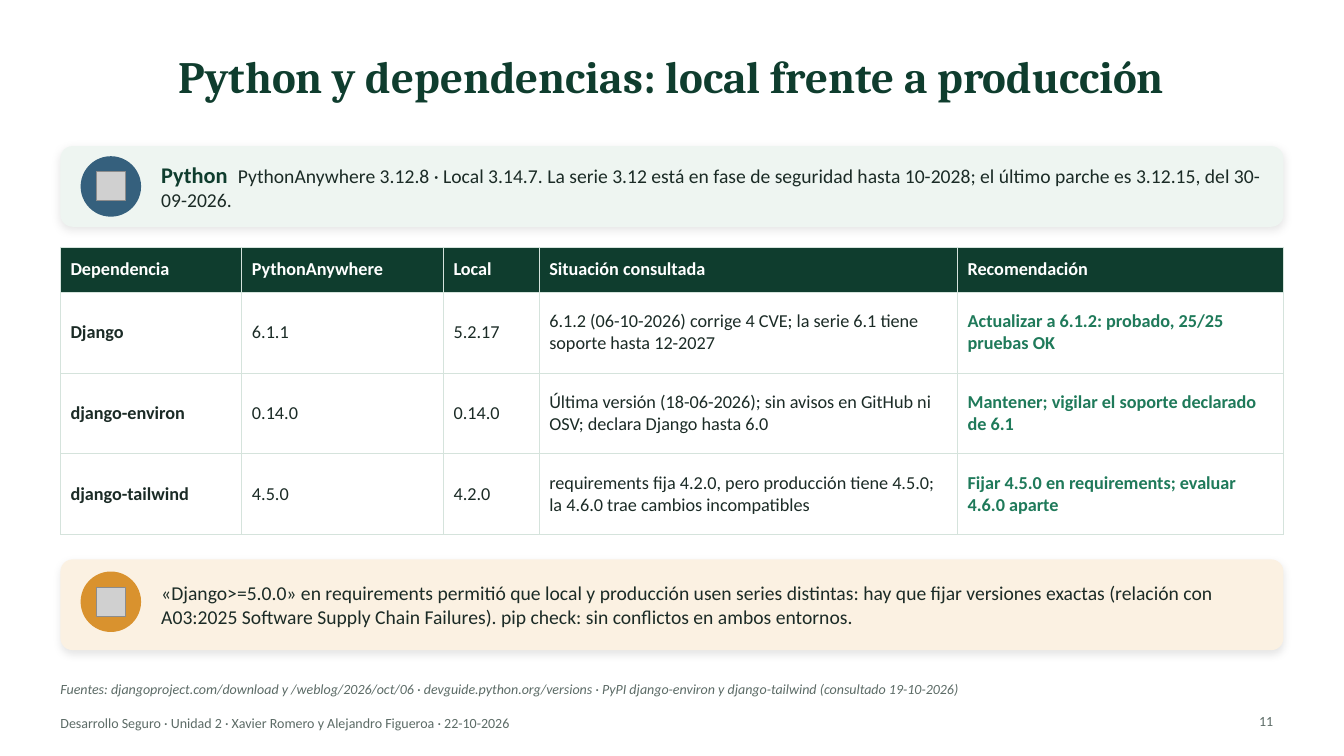
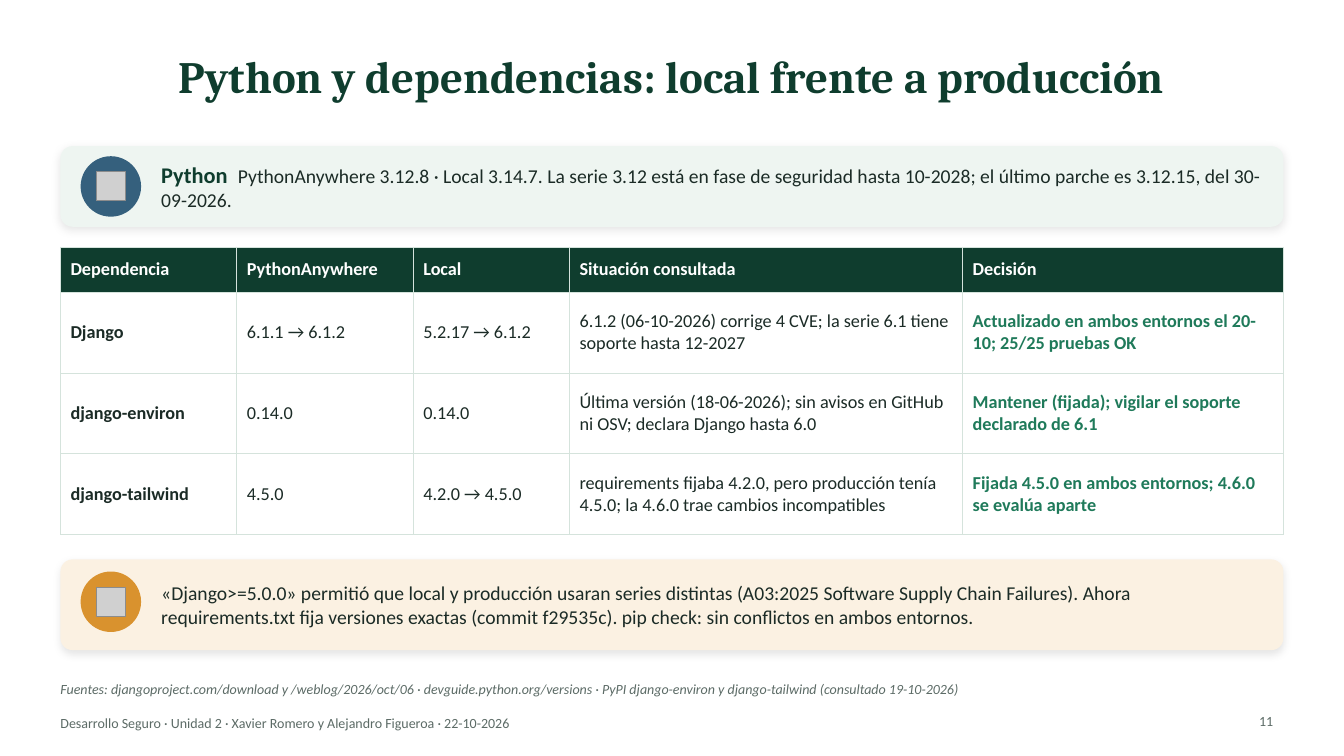
Before and after one commit to xaviiromf/desarrollo-seguro-10-09, a slide deck: slide 11 of evaluacion_u2/Presentacion_U2_Desarrollo_Seguro.pptx. Drawn at 1344x756 pixels with LibreOffice and Linux fonts; fonts in the diff are those of the drawing; grey boxes stand for pictures. Boxes give left, top, right and bottom in pixels: in the first picture for what was removed or moved away, otherwise in the second. Text is boxed around its words. In the diff, an @@ line names an element or a change of style, - is before the commit and + after.

Commit message:
docs: README with pre-push security checklist; update deck and evidence with production changes

```diff
--- a/evaluacion_u2/Presentacion_U2_Desarrollo_Seguro.pptx
+++ b/evaluacion_u2/Presentacion_U2_Desarrollo_Seguro.pptx
@@ table at (60,247,1284,518) @@
-row 1, column 5: Recomendación
+row 1, column 5: Decisión
-row 2: Django | 6.1.1 | 5.2.17 | 6.1.2 (06-10-2026) corrige 4 CVE; la serie 6.1 tiene soporte hasta 12-2027 | Actualizar a 6.1.2: probado, 25/25 pruebas OK
+row 2: Django | 6.1.1 → 6.1.2 | 5.2.17 → 6.1.2 | 6.1.2 (06-10-2026) corrige 4 CVE; la serie 6.1 tiene soporte hasta 12-2027 | Actualizado en ambos entornos el 20-10; 25/25 pruebas OK
-row 3, column 5: Mantener; vigilar el soporte declarado de 6.1
+row 3, column 5: Mantener (fijada); vigilar el soporte declarado de 6.1
-row 4: django-tailwind | 4.5.0 | 4.2.0 | requirements fija 4.2.0, pero producción tiene 4.5.0; la 4.6.0 trae cambios incompatibles | Fijar 4.5.0 en requirements; evaluar 4.6.0 aparte
+row 4: django-tailwind | 4.5.0 | 4.2.0 → 4.5.0 | requirements fijaba 4.2.0, pero producción tenía 4.5.0; la 4.6.0 trae cambios incompatibles | Fijada 4.5.0 en ambos entornos; 4.6.0 se evalúa aparte
@@ text at (161,586,1131,628): text changed @@
-«Django>=5.0.0» en requirements permitió que local y producción usen series distintas: hay que fijar versiones exactas (relación con A03:2025 Software Supply Chain Failures). pip check: sin conflictos en ambos entornos.
+«Django>=5.0.0» permitió que local y producción usaran series distintas (A03:2025 Software Supply Chain Failures). Ahora requirements.txt fija versiones exactas (commit f29535c). pip check: sin conflictos en ambos entornos.
```
Also in this commit, not shown: 12 other slides changed, 10 other files.
